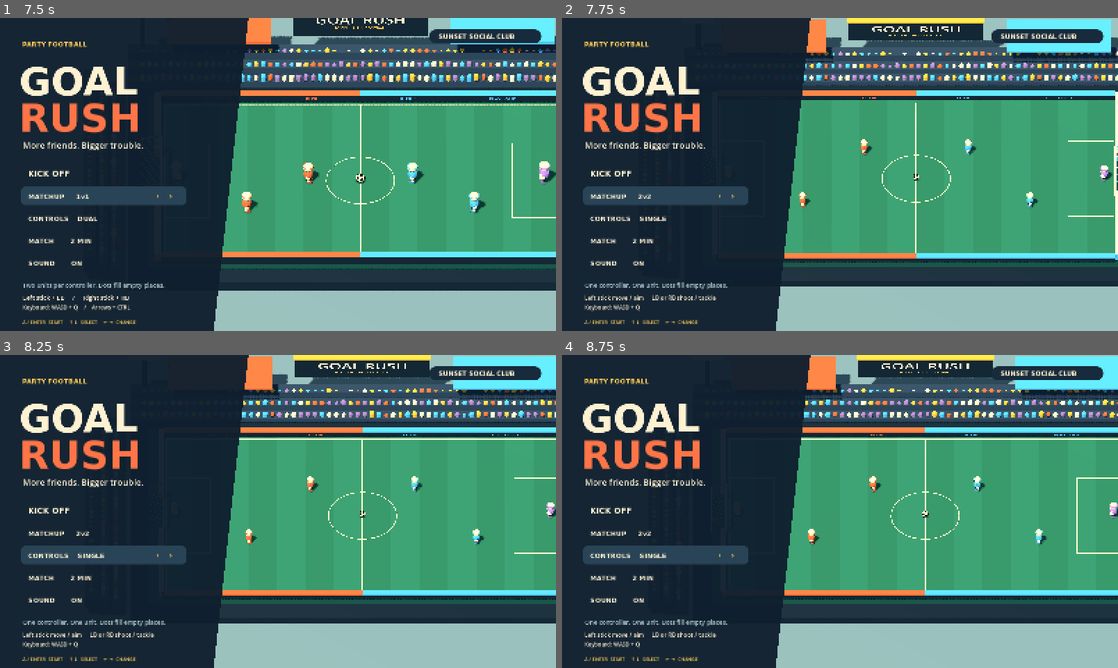
Above: before the commit, frames 1-4 (two rows, left to right).
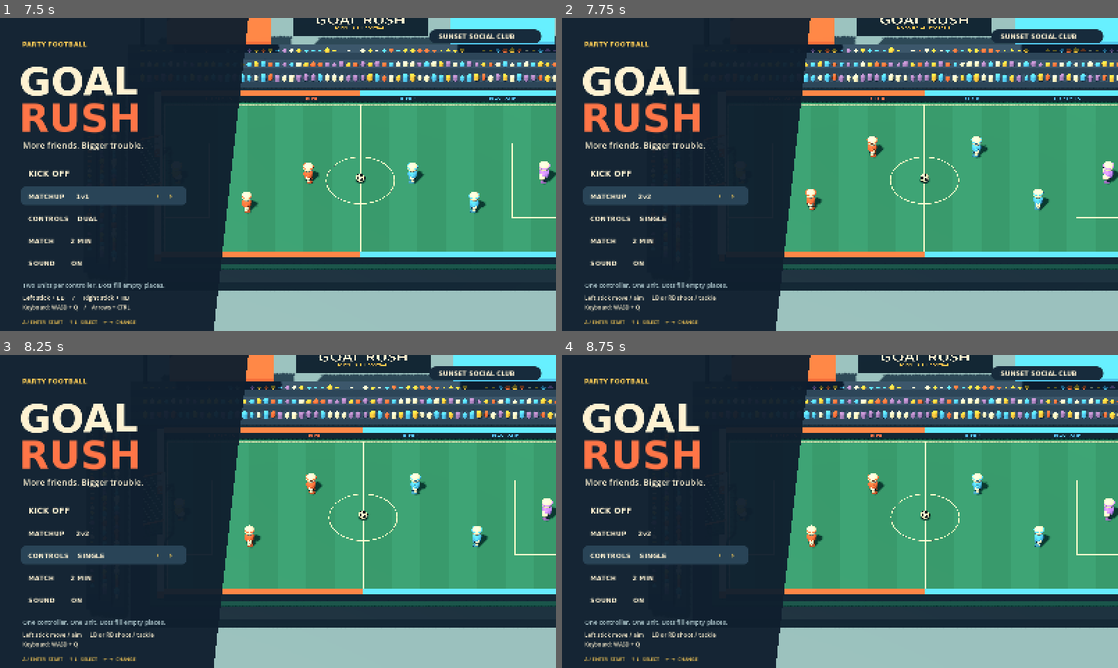
Above: after the commit, the same moments.

Repository: joepio/ballkickers
Game: Godot game, scene res://main.tscn
The game is run twice, just before and just after one commit, with the same random seed, the same clock (stepped at 60 frames per second) and the same inputs.
Inputs (mouse positions are in pixels of both pictures, inside the frame that each line leads up to):
- Up to frame 1 (7.5 s): tap Enter at 0.5, 6.6 s; move the mouse to (400, 158) at 0.52 s; hold D 0.53-1.28 s; tap Tab at 0.6, 1.35, 2.3, 3.05, 3.8, 4.55, 5.3, 6.05, 6.8, 7.35 s; click (400, 158) at 0.67 s; tap Space at 0.77, 1.52, 3.02, 3.77, 4.52, 6.02, 6.77 s; move the mouse to (166, 190) at 1.27 s; hold S 1.28-2.03 s; move the mouse to (333, 105) at 2.02 s; hold D 2.03-2.78 s; hold K 2.03-2.78 s; move the mouse to (250, 237) at 2.77 s; hold W 2.78-3.53 s; tap L at 2.85 s; click (250, 237) at 2.92 s; move the mouse to (444, 221) at 3.52 s; hold J 3.53-4.28 s; hold A 3.53-5.03 s; move the mouse to (111, 127) at 4.27 s; tap Shift at 4.35 s; move the mouse to (305, 174) at 5.02 s; hold S 5.03-5.78 s; hold Ctrl 5.03-5.78 s; click (305, 174) at 5.17 s; move the mouse to (194, 96) at 5.77 s; hold D 5.78-6.53 s; tap Q at 5.85 s; move the mouse to (400, 158) at 6.52 s; hold W 6.53-7.28 s; move the mouse to (166, 190) at 7.27 s; hold D from 7.28 s (still down); click (166, 190) at 7.42 s
- Up to frame 2 (7.75 s): keep holding D; tap Space at 7.52 s
- Up to frame 3 (8.25 s): move the mouse to (333, 442) at 8.02 s; release D at 8.03 s; hold S from 8.03 s (still down); tap Tab at 8.1 s
- Up to frame 4 (8.75 s): keep holding S

Frame 1 is identical in both runs. In frame 2, 9.5% of the frame differs, in the area x 39-100%, y 0-88%; in frame 3, 8.3%; in frame 4, 7.7%.

Commit message:
Use original pitch dimensions and camera framing for 2v2

Diff:
--- a/src/main.gd
+++ b/src/main.gd
@@ -277,7 +277,7 @@
 		if hit_stop <= 0:
 			update_visuals(dt)
 			update_effects(dt)
-	var factor := sqrt(float(team_size))
+	var factor := Match.pitch_scale(team_size)
 	camera.size = 33 * factor
 	var target_x := -9.0 * factor if menu else 0.0
 	var offset := Vector3(sin(run_time * 67) * shake * .12, 0, cos(run_time * 79) * shake * .1)
--- a/src/match.gd
+++ b/src/match.gd
@@ -32,10 +32,13 @@
 var events: Array = []
 var stats := {"shots": 0, "passes": 0, "tackles": 0, "goals": 0, "supers": 0}
 
+static func pitch_scale(teams: int) -> float:
+	return sqrt(3.0) if teams >= 3 else 1.0
+
 func setup(humans: int = 1, coop: bool = false, seed_value: int = 42, seconds: float = 120, dual: bool = false, controllers_per_team: int = 1) -> void:
 	team_size = clampi(controllers_per_team, 1, 3)
-	half_x = HALF_X * sqrt(float(team_size))
-	half_z = HALF_Z * sqrt(float(team_size))
+	half_x = HALF_X * pitch_scale(team_size)
+	half_z = HALF_Z * pitch_scale(team_size)
 	rng.seed = seed_value
 	dual_control = dual and team_size == 1
 	arcade_control = dual or team_size > 1
@@ -85,7 +88,7 @@
 		# not the controller halves: L starts left and R starts right each kickoff.
 		var spawn_role: int = 1 - (p.role % 2) if dual_control and p.team == 0 else p.role % 2
 		p.pos = Vector2(-direction * (5.5 if spawn_role == 0 else 12.0), 0 if spawn_role == 0 else 4.5)
-		p.pos.x *= sqrt(float(team_size))
+		p.pos.x *= pitch_scale(team_size)
 		if team_size > 1: p.pos.y = (float(p.role) - (team_size - 1) * .5) * (half_z * 1.35 / team_size)
 		p.vel = Vector2.ZERO
 		p.face = Vector2(direction, 0)
--- a/src/stadium.gd
+++ b/src/stadium.gd
@@ -163,7 +163,7 @@
 
 func resize_pitch(teams: int) -> void:
 	pitch_size = teams
-	var factor := sqrt(float(teams))
+	var factor: float = preload("res://src/match.gd").pitch_scale(teams)
 	for entry in arena_nodes:
 		var node: GeometryInstance3D = entry.node
 		node.transform = entry.transform
--- a/tests/modes_keepers.gd
+++ b/tests/modes_keepers.gd
@@ -12,7 +12,7 @@
 		s.setup(teams * 2, false, 42, 120, true, teams)
 		var count: int = 4 if teams == 1 else teams * 2
 		check(s.players.size() == count, "%dv%d roster" % [teams, teams])
-		check(is_equal_approx(s.half_x * s.half_z / (21 * 12), float(teams)), "pitch area scales with team count")
+		check(is_equal_approx(s.half_x * s.half_z / (21 * 12), 3.0 if teams == 3 else 1.0), "1v1 and 2v2 share the original pitch; 3v3 retains its larger pitch")
 		for kickoff_team in [-1, 0, 1]:
 			s.kickoff(kickoff_team)
 			for controller in teams * 2:
Not shown, changed: README.md
